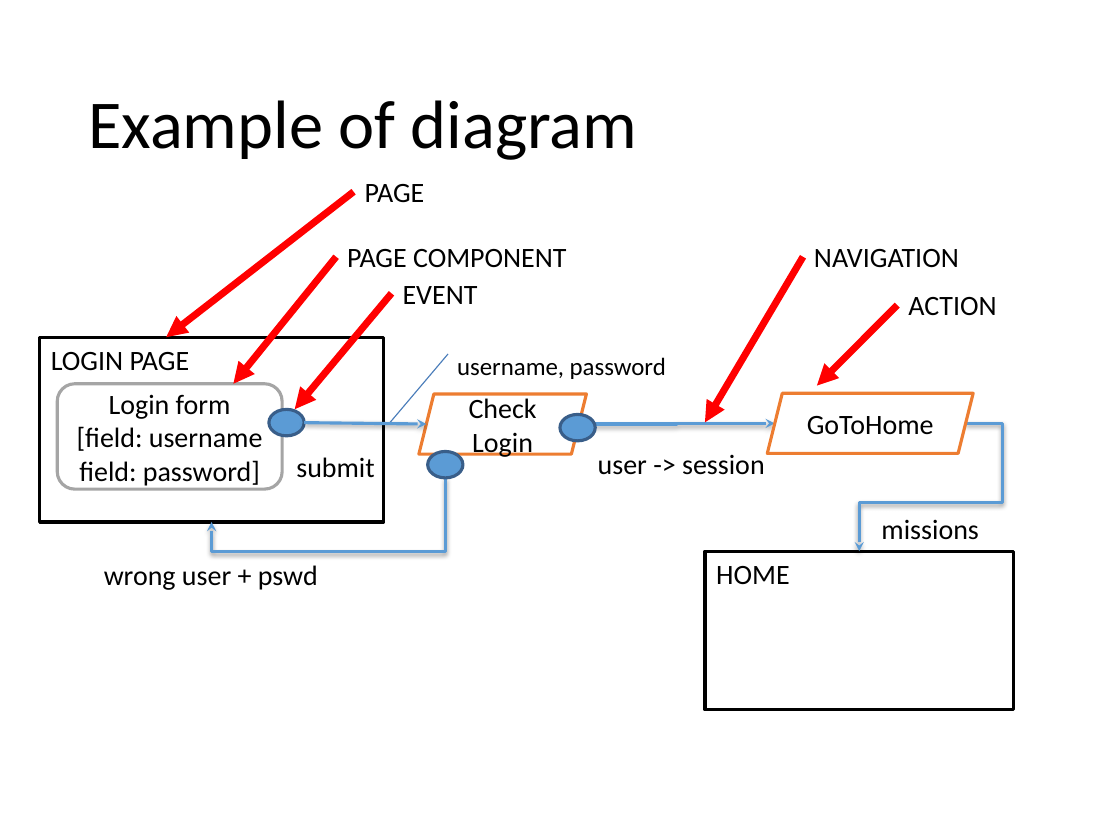
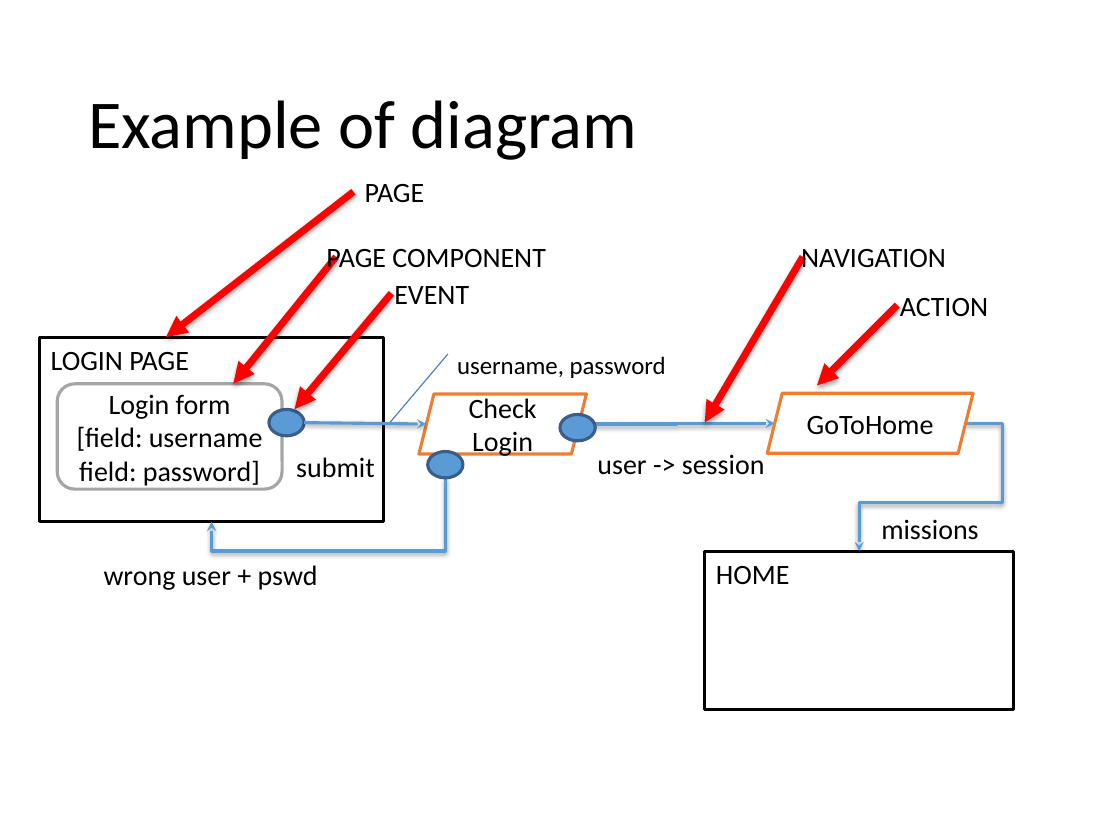
Before and after one commit to ubersandro/telcoServiceProject_DB2, a slide deck: slide 51 of TelcoProjectDocumentation.pptx (slide 48 before the commit). Drawn at 1120x840 pixels with LibreOffice and Linux fonts; fonts in the diff are those of the drawing. Boxes give left, top, right and bottom in pixels: in the first picture for what was removed or moved away, otherwise in the second. Text is boxed around its words. In the diff, an @@ line names an element or a change of style, - is before the commit and + after.

```diff
--- a/TelcoProjectDocumentation.pptx
+++ b/TelcoProjectDocumentation.pptx
@@ arrow removed from (354, 192) to (166, 337) @@
@@ freeform shape added at (166,192,353,337), outline #FF0000 4.5 pt @@
@@ text "PAGE COMPONENT" rewrapped from (347,249,566,268) to (326,249,545,274) @@
@@ text "NAVIGATION": place and size @@
-text "NAVIGATION" at (814,249,959,268)
+text "NAVIGATION" at (801,249,946,269)
@@ arrow removed from (336, 256) to (233, 384) @@
@@ freeform shape added at (233,256,336,383), outline #FF0000 4.5 pt @@
@@ arrow removed from (803, 256) to (704, 422) @@
@@ freeform shape added at (704,256,803,422), outline #FF0000 4.5 pt @@
@@ arrow removed from (392, 293) to (295, 409) @@
@@ freeform shape added at (295,293,391,409), outline #FF0000 4.5 pt @@
@@ text "EVENT": place and size @@
-text "EVENT" at (403,286,478,304)
+text "EVENT" at (394,286,469,304)
@@ text "ACTION": place and size @@
-text "ACTION" at (908,297,996,316)
+text "ACTION" at (900,298,988,317)
@@ arrow removed from (897, 305) to (816, 385) @@
@@ freeform shape added at (816,305,897,385), outline #FF0000 4.5 pt @@
```
Also in this commit, not shown: 33 other slides changed, 3 slides added, 2 other files.
